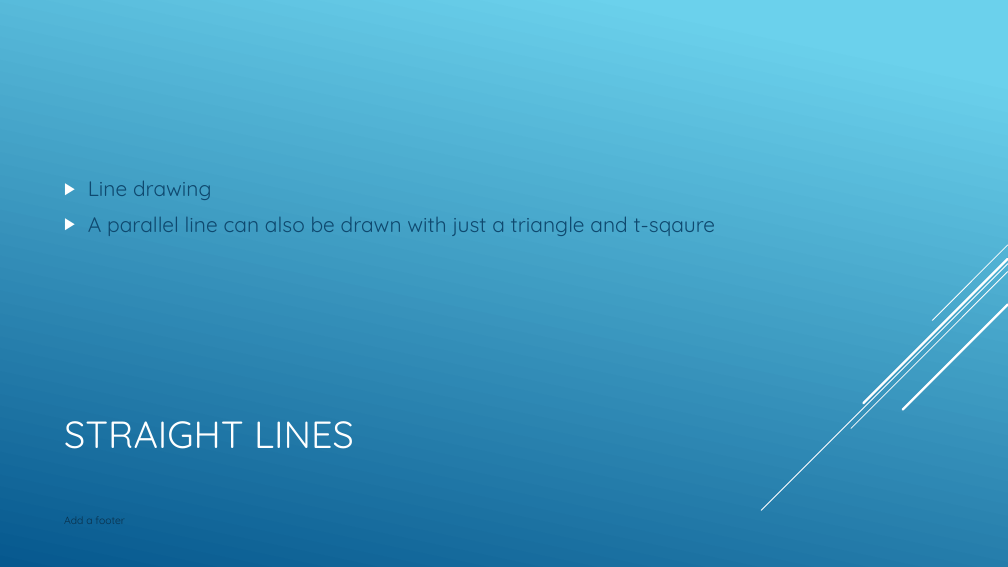
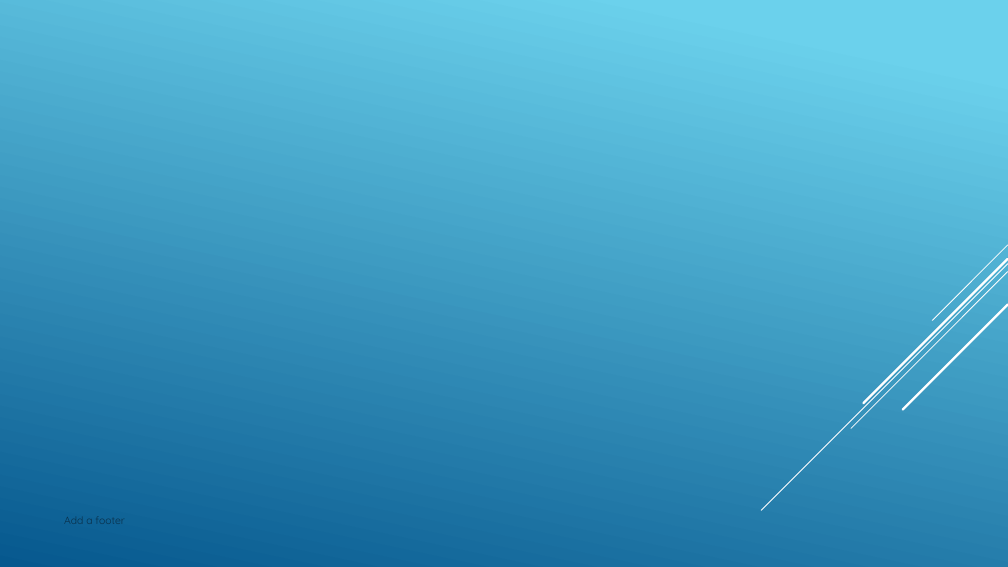
Before and after one commit to nickvertucci/Technology-Education-Curriculum, a slide deck: slide 2 of High School/Design and Drawing for Production/Unit 6 - Multiview Drawing/Section 1 - Introduction to Multiview Drawings/Assets/Unit 6 - Section 1 - Introduction Multiview.pptx (slide 5 before the commit). Drawn at 1008x567 pixels with LibreOffice and Linux fonts; fonts in the diff are those of the drawing; background and template pictures are left out. Boxes give left, top, right and bottom in pixels: in the first picture for what was removed or moved away, otherwise in the second. Text is boxed around its words. In the diff, an @@ line names an element or a change of style, - is before the commit and + after.

```diff
--- a/High School/Design and Drawing for Production/Unit 6 - Multiview Drawing/Section 1 - Introduction to Multiview Drawings/Assets/Unit 6 - Section 1 - Introduction Multiview.pptx
+++ b/High School/Design and Drawing for Production/Unit 6 - Multiview Drawing/Section 1 - Introduction to Multiview Drawings/Assets/Unit 6 - Section 1 - Introduction Multiview.pptx
@@ text removed at box(88, 181, 716, 236) @@
-▶ Line drawing
-▶ A parallel line can also be drawn with just a triangle and t-sqaure
@@ title removed at box(64, 421, 354, 449) @@
-STRAIGHT LINES
```
Also in this commit, not shown: 4 other slides changed, 4 slides added, 3 other files.
